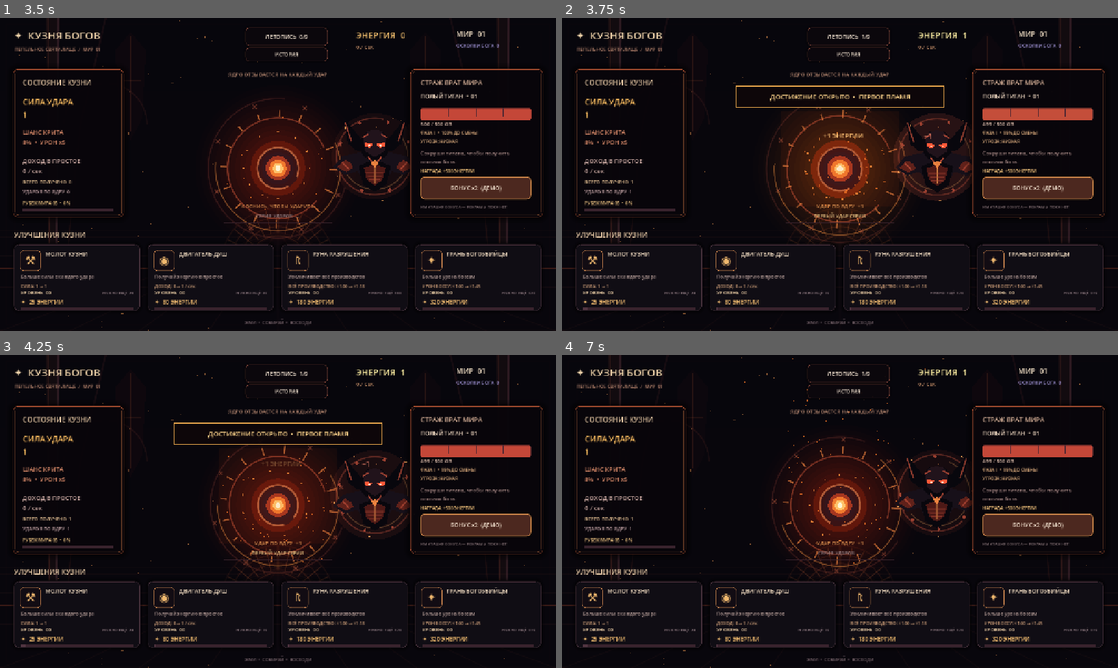
Above: before the commit, frames 1-4 (two rows, left to right).
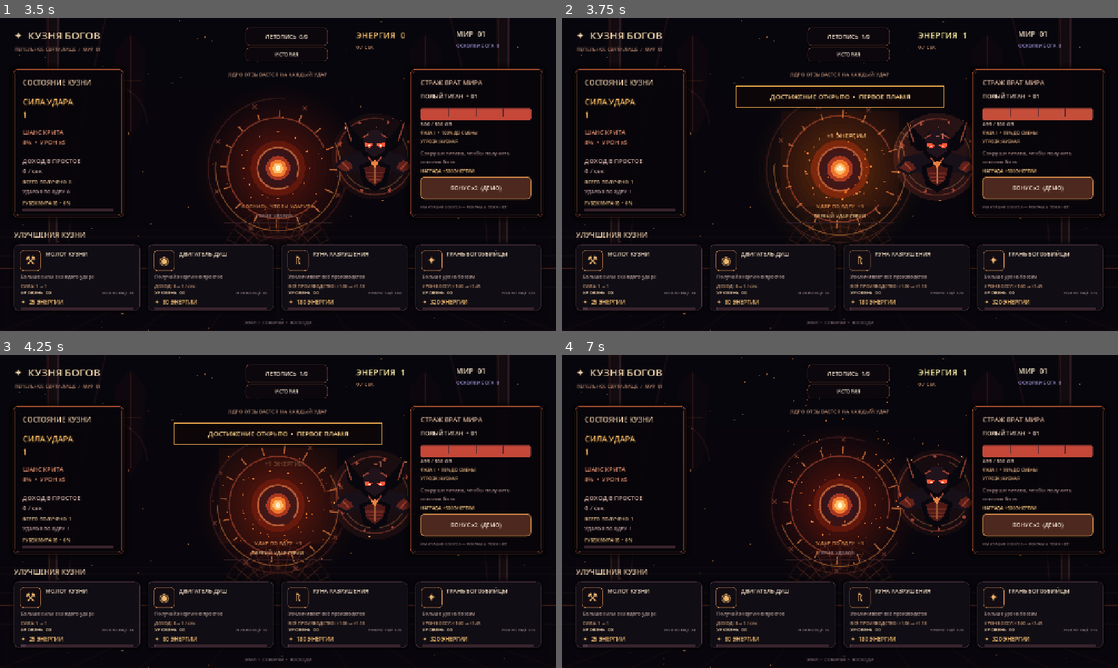
Above: after the commit, the same moments.

Repository: filesgloom-png/CLICKER-GODFORGE-
Game: Godot game, scene res://scenes/main.tscn
The game is run twice, just before and just after one commit, with the same random seed, the same clock (stepped at 60 frames per second) and the same inputs.
Inputs (mouse positions are in pixels of both pictures, inside the frame that each line leads up to):
- Up to frame 1 (3.5 s): click "НАЧАТЬ ВОСХОЖДЕНИЕ" at 2.75 s
- Up to frame 2 (3.75 s): click (840, 158) at 3.5 s
- Up to frame 3 (4.25 s): no input
- Up to frame 4 (7 s): click "ЛЕТОПИСЬ 1/9" at 4.25 s; click "ИСТОРИЯ" at 5 s; click "БОНУС x2 (ДЕМО)" at 5.75 s; click "✕" at 6.5 s

Frame 1 is identical in both runs. In frame 2, 0.2% of the frame differs, in the area x 47-69%, y 32-45%; in frame 3, less than 0.1%; in frame 4, less than 0.1%.

Commit message:
Add visible blade impacts to boss combat

Diff:
--- a/scripts/game.gd
+++ b/scripts/game.gd
@@ -16,6 +16,9 @@
 var boss_transition_flash := 0.0
 var boss_hit_flash := 0.0
 var boss_shake := 0.0
+var boss_slash_flash := 0.0
+var boss_slash_angle := 0.0
+var boss_slash_critical := false
 var combo_count := 0
 var combo_time := 0.0
 var combat_popups: Array[Dictionary] = []
@@ -84,6 +87,7 @@
 		achievement_popup_time = 3.0
 	boss_hit_flash = maxf(0.0, boss_hit_flash - delta * 3.2)
 	boss_shake = move_toward(boss_shake, 0.0, delta * 4.8)
+	boss_slash_flash = maxf(0.0, boss_slash_flash - delta * (2.6 if boss_slash_critical else 3.8))
 	if combo_time > 0.0:
 		combo_time = maxf(0.0, combo_time - delta)
 		if combo_time <= 0.0:
@@ -195,6 +199,7 @@
 		draw_circle(p, 2.0 + hit_flash, Color(1.0, 0.58, 0.24, 0.8))
 	# Keep the realm boss in the open channel between the core and the right HUD; placing it under the opaque panel hid it completely.
 	_draw_boss_portrait(Vector2(size.x * 0.674, size.y * 0.445), boss_stage)
+	_draw_boss_impact(size)
 	for popup in combat_popups:
 		var popup_life: float = clampf(float(popup["life"]), 0.0, 1.0)
 		var popup_position: Vector2 = popup["position"]
@@ -234,6 +239,25 @@
 	for i in range(6):
 		var inset := float(i) * 7.0
 		draw_rect(Rect2(inset, inset, size.x - inset * 2.0, size.y - inset * 2.0), Color(0.22, 0.08, 0.1, 0.045), false, 1.0)
+
+func _draw_boss_impact(size: Vector2) -> void:
+	if boss_slash_flash <= 0.0:
+		return
+	var center := Vector2(size.x * 0.674, size.y * 0.445 + sin(pulse * 1.35 + float(boss_stage)) * 4.0)
+	var progress: float = 1.0 - clampf(boss_slash_flash, 0.0, 1.0)
+	var radius: float = 38.0 + progress * 72.0
+	var alpha: float = clampf(boss_slash_flash, 0.0, 1.0)
+	var slash_color := Color("#fff0a3") if boss_slash_critical else Color("#ff9270")
+	var slash_width: float = 4.0 if boss_slash_critical else 2.6
+	# A fast curved blade trail gives every tap a readable impact on the boss itself.
+	draw_arc(center, radius, boss_slash_angle - 0.62, boss_slash_angle + 0.62, 28, Color(slash_color.r, slash_color.g, slash_color.b, alpha * 0.92), slash_width, true)
+	draw_arc(center, radius + 11.0, boss_slash_angle - 0.42, boss_slash_angle + 0.42, 24, Color(1.0, 0.56, 0.31, alpha * 0.62), 1.4, true)
+	for i in range(3 if boss_slash_critical else 2):
+		var ray_angle: float = boss_slash_angle + (float(i) - 1.0) * 0.34
+		var inner: Vector2 = center + Vector2(cos(ray_angle), sin(ray_angle)) * (radius - 9.0)
+		var outer: Vector2 = center + Vector2(cos(ray_angle), sin(ray_angle)) * (radius + 9.0 + (8.0 if boss_slash_critical else 0.0))
+		draw_line(inner, outer, Color(1.0, 0.78, 0.43, alpha * 0.82), 2.0 if boss_slash_critical else 1.2, true)
+
 
 func _draw_sanctum_architecture(size: Vector2) -> void:
 	# Tall broken pillars and narrow stained-glass windows frame the forge without covering the HUD.
@@ -921,6 +945,9 @@
 		boss_transition_flash = maxf(boss_transition_flash, 0.28)
 	boss_hit_flash = 1.0
 	boss_shake = 1.0
+	boss_slash_flash = 1.0
+	boss_slash_angle = rng.randf_range(-PI, PI)
+	boss_slash_critical = critical
 	combat_popups.append({"text": ("КРИТ!  −" if critical else "−") + _format_number(boss_hit_damage), "position": Vector2(862.0 + rng.randf_range(-24.0, 24.0), 286.0), "life": 1.0, "size": 23 if critical else 18, "color": Color("#ffe28b") if critical else Color("#ff8c72")})
 	combat_popups.append({"text": "+" + _format_number(damage) + " ЭНЕРГИИ", "position": Vector2(640.0 + rng.randf_range(-20.0, 20.0), 284.0), "life": 0.82, "size": 15, "color": Color("#ffc879")})
 	if combo_count in [10, 25, 50, 100, 250, 500, 1000]:
@@ -962,6 +989,7 @@
 		critical_flash = 0.0
 		boss_hit_flash = 0.0
 		boss_shake = 0.0
+		boss_slash_flash = 0.0
 		combat_popups.append({"text": "СТРАЖ СОКРУШЁН", "position": Vector2(862.0, 230.0), "life": 1.35, "size": 20, "color": Color("#ffe6a0")})
 		combat_popups.append({"text": "+%s ЭНЕРГИИ" % _format_number(last_boss_reward), "position": Vector2(640.0, 200.0), "life": 1.7, "size": 17, "color": Color("#f5c16e")})
 		if ui_labels.has("boss_hint"):
